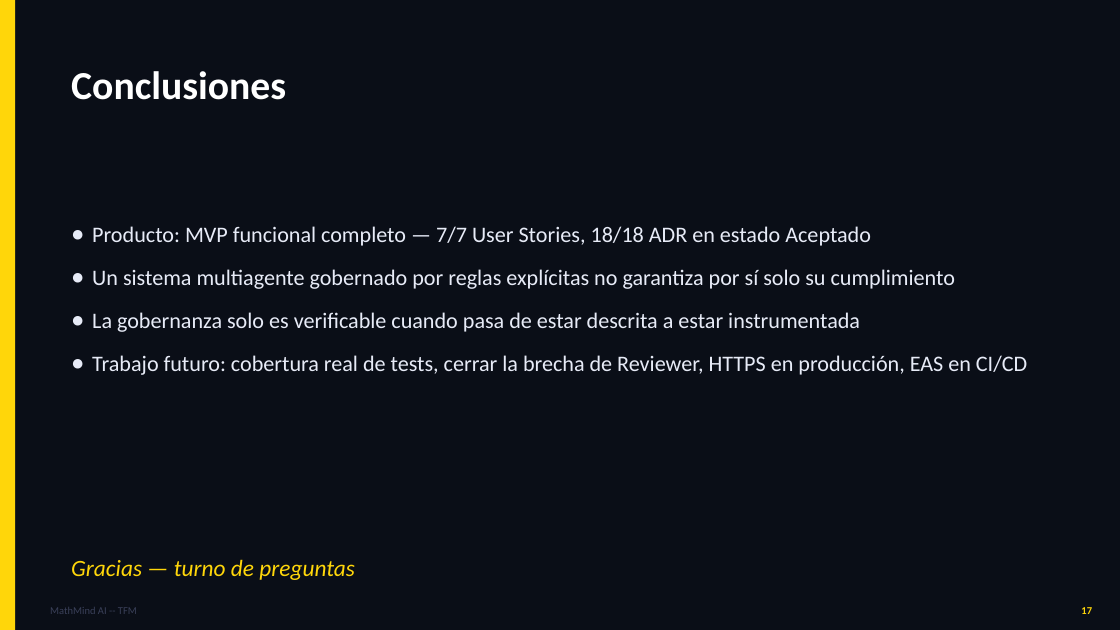
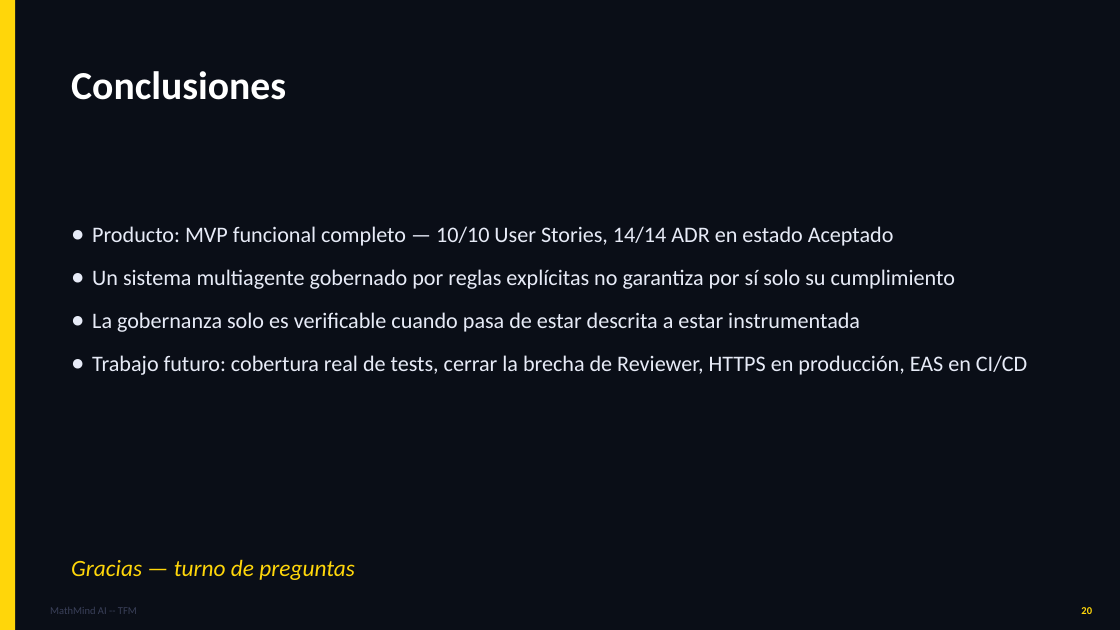
Before and after one commit to RAOMG-IA/mathMindIA, a slide deck: slide 20 of docs/TFM_Presentacion.pptx (slide 17 before the commit). Drawn at 1120x630 pixels with LibreOffice and Linux fonts; fonts in the diff are those of the drawing. Boxes give left, top, right and bottom in pixels: in the first picture for what was removed or moved away, otherwise in the second. Text is boxed around its words. In the diff, an @@ line names an element or a change of style, - is before the commit and + after.

```diff
--- a/docs/TFM_Presentacion.pptx
+++ b/docs/TFM_Presentacion.pptx
@@ text at (92,226,894,246): text changed @@
-● Producto: MVP funcional completo — 7/7 User Stories, 18/18 ADR en estado Aceptado
+● Producto: MVP funcional completo — 10/10 User Stories, 14/14 ADR en estado Aceptado
@@ text at (1081,607,1092,614): text changed @@
-17
+20
```
Also in this commit, not shown: 5 other slides changed, 3 slides added, 4 other files.
